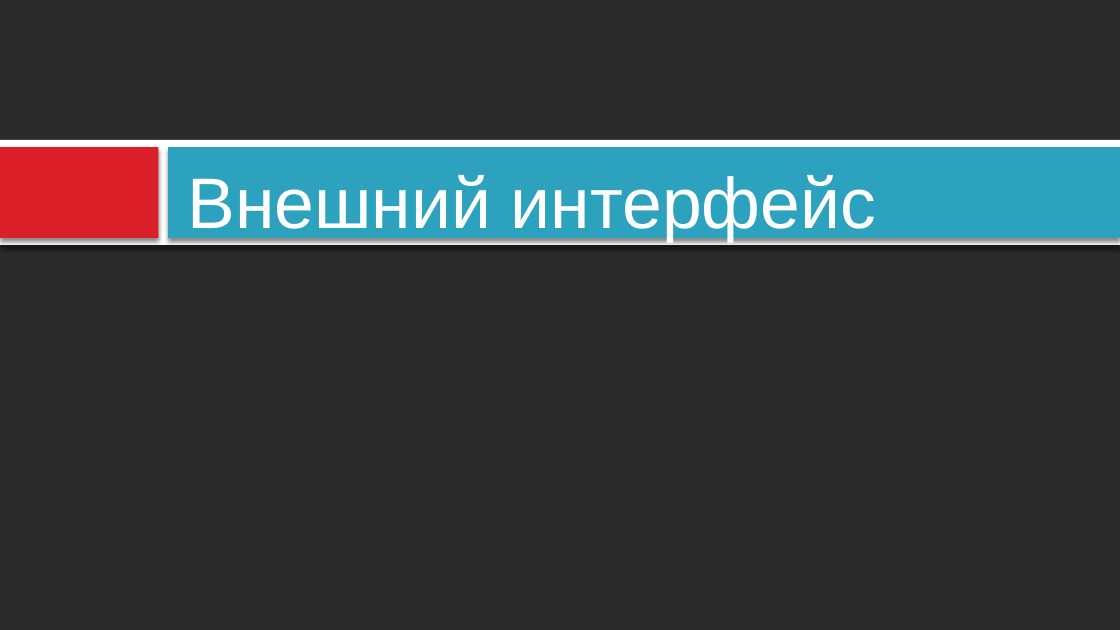
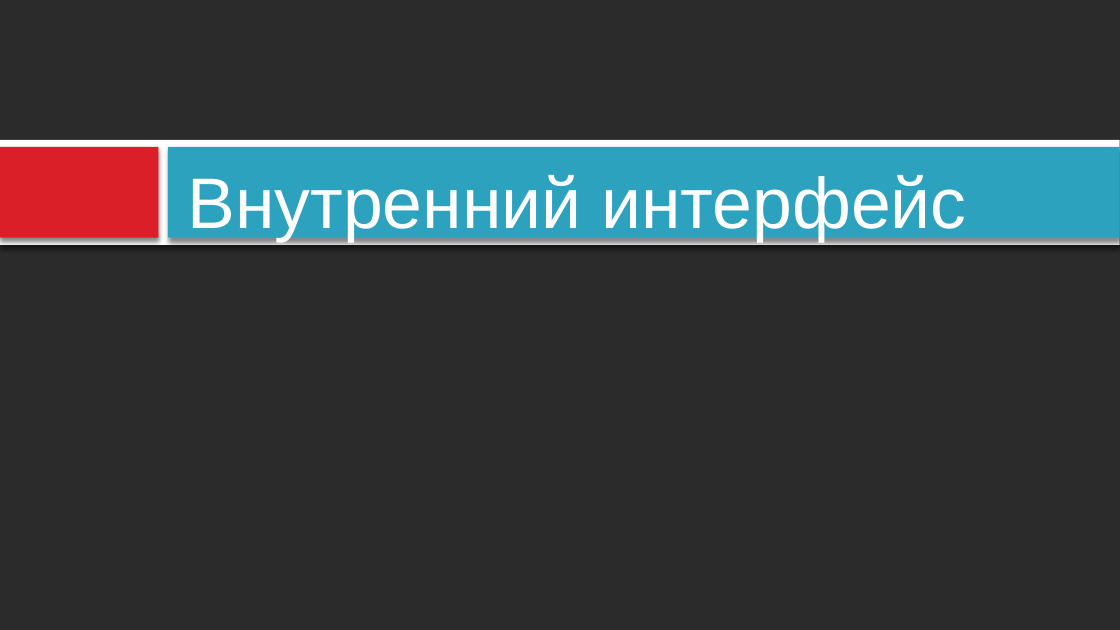
Before and after one commit to PatriotRossii/ducktalks_0, a slide deck: slide 23 of deque/appendix/deque. Устройство и реализация.pptx. Drawn at 1120x630 pixels with LibreOffice and Linux fonts; fonts in the diff are those of the drawing; background and template pictures are left out; a plain dark background stands for a picture behind light text. Boxes give left, top, right and bottom in pixels: in the first picture for what was removed or moved away, otherwise in the second. Text is boxed around its words. In the diff, an @@ line names an element or a change of style, - is before the commit and + after.

```diff
--- a/deque/appendix/deque. Устройство и реализация.pptx
+++ b/deque/appendix/deque. Устройство и реализация.pptx
@@ text at [187, 175, 966, 242]: text changed @@
-Внешний интерфейс
+Внутренний интерфейс
```
Also in this commit, not shown: 2 other slides changed, 1 other file.
